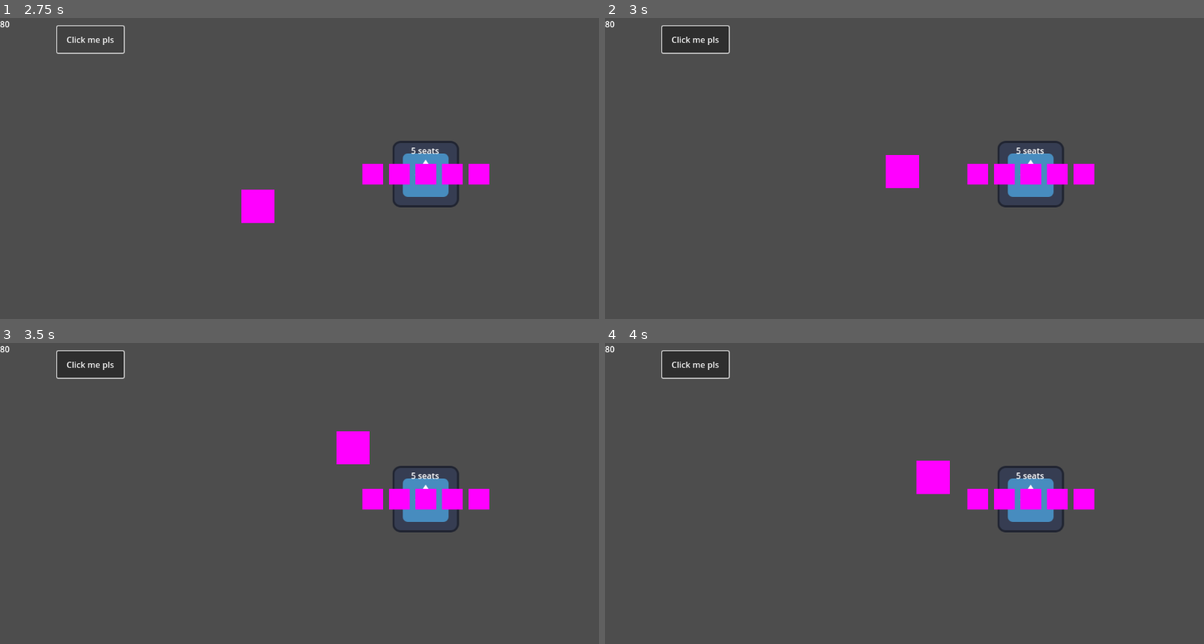
Above: before the commit, frames 1-4 (two rows, left to right).
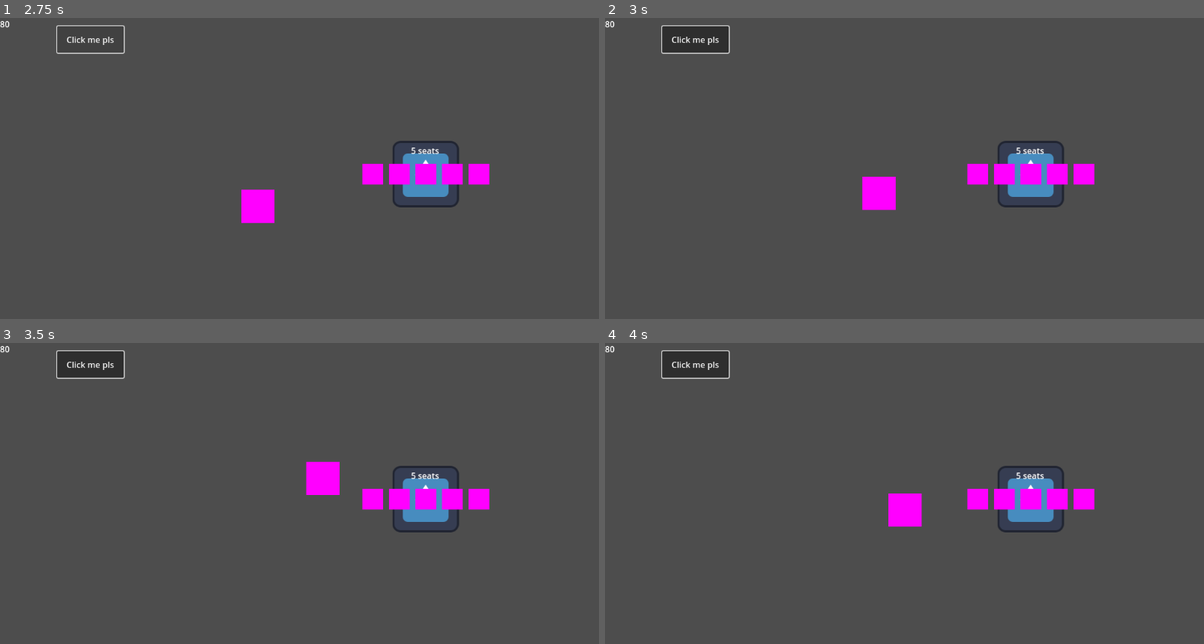
Above: after the commit, the same moments.

Repository: TrennaGiacomo/GayJam2025
Game: Godot game, scene res://game.tscn
Two runs of this game, one before a commit and one after it. Both use one fixed random seed, a clock stepped at 60 frames per second and the inputs below. The engine's default icon, where the game draws it, is replaced by a stand-in: a white triangle on a blue panel in a dark square.
Inputs (mouse positions are in pixels of both pictures, inside the frame that each line leads up to):
- Up to frame 1 (2.75 s): click "Click me pls" at 0.5 s; click "Click me pls" at 1.25 s; click "Click me pls" at 2 s
- Up to frame 2 (3 s): drag from (862, 207) to (964, 111) at 2.77 s
- Up to frame 3 (3.5 s): no input
- Up to frame 4 (4 s): drag from (784, 526) to (958, 448) at 3.52 s

Frame 1 is identical in both runs. In frame 2, 1.1% of the frame differs, in the area x 42-53%, y 45-64%; in frame 3, 1.2%; in frame 4, 1.3%, in the area x 47-58%, y 39-62%.

Commit message:
Made dragging better

Diff:
--- a/gayjam2025/characters/guy.gd
+++ b/gayjam2025/characters/guy.gd
@@ -8,7 +8,10 @@
 
 @export var walkSpeed: float = 100.0
 
+
 @export var isDraggable: bool = true
+@export var dragSpeed: float = 1.0;
+
 @export var isWalkingToTarget: bool = true
 
 var targetPoint: Vector2
@@ -29,7 +32,7 @@
 	if (beingMoved):
 		var mousePos = cam.get_local_mouse_position()
 		var offsetPos = mousePos + mouseOffset
-		position = offsetPos
+		position = lerp(position, offsetPos, dragSpeed * delta)
 
 	if (!isDraggable):
 		beingMoved = false
@@ -37,6 +40,10 @@
 	if (!beingMoved && isWalkingToTarget):
 		position = position.move_toward(targetPoint, walkSpeed*delta);
 
+func _unhandled_input(event: InputEvent):
+	if(event is InputEventMouseButton):
+		if(event.is_released() && beingMoved):
+			beingMoved = false;
 
 func _on_area_2d_input_event(viewport: Node, event: InputEvent, shape_idx: int) -> void:
 	if (not cam):
--- a/gayjam2025/characters/guy.tscn
+++ b/gayjam2025/characters/guy.tscn
@@ -14,6 +14,7 @@
 texture = SubResource("PlaceholderTexture2D_0llfh")
 script = ExtResource("1_q2jt0")
 walkSpeed = 150.0
+dragSpeed = 5.0
 
 [node name="Area2D" type="Area2D" parent="."]
 
Not shown: 1 places in gayjam2025/game.tscn that only renumber resources
